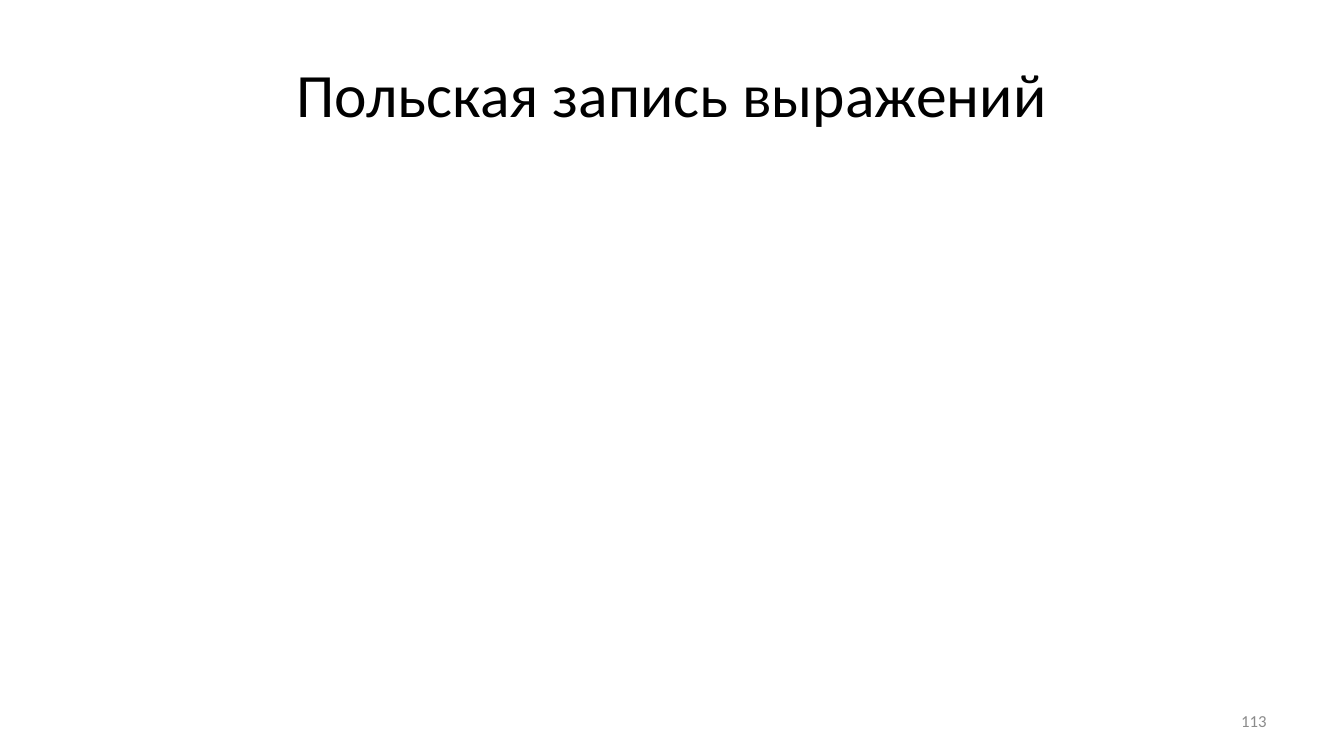
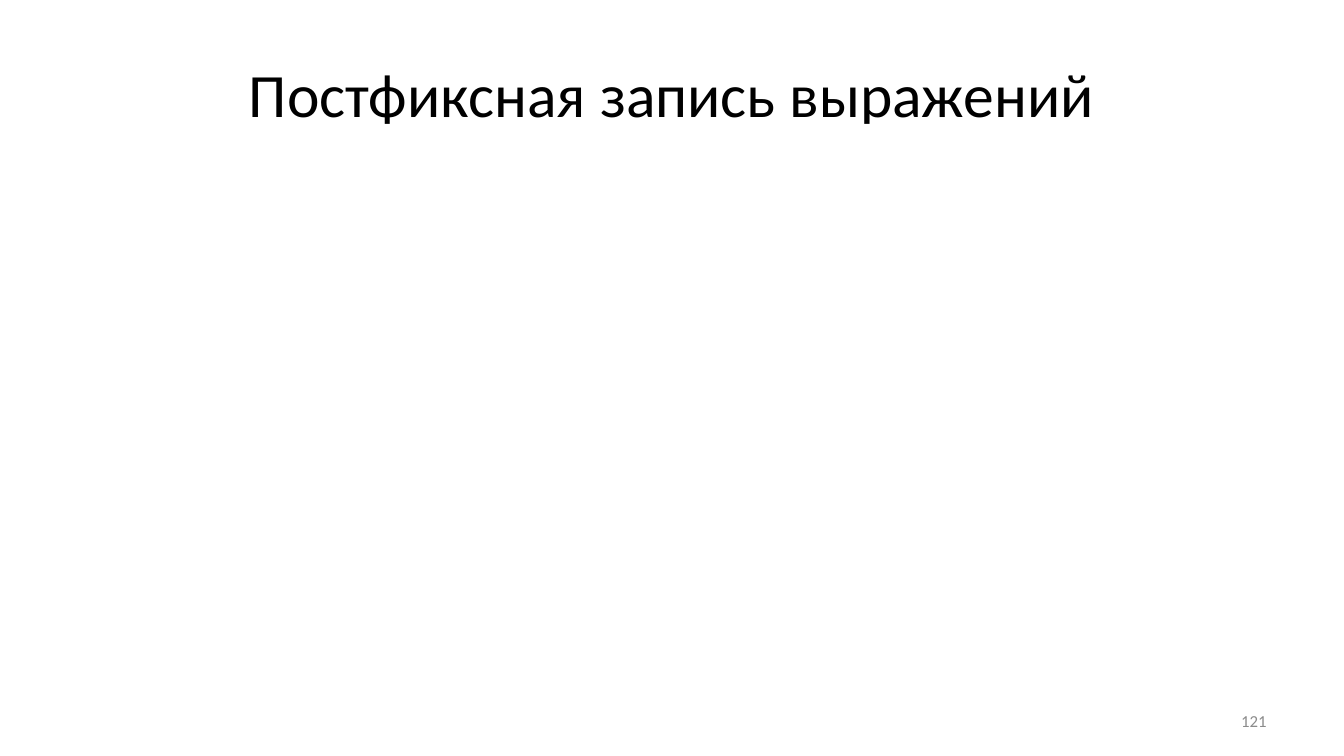
Before and after one commit to Evgueni-Petrov-aka-espetrov/Algorithms-and-Programming-in-C-pptx, a slide deck: slide 121 of 08 Списки.pptx (slide 113 before the commit). Drawn at 1344x756 pixels with LibreOffice and Linux fonts; fonts in the diff are those of the drawing; grey boxes stand for pictures. Boxes give left, top, right and bottom in pixels: in the first picture for what was removed or moved away, otherwise in the second. Text is boxed around its words. In the diff, an @@ line names an element or a change of style, - is before the commit and + after.

```diff
--- a/08 Списки.pptx
+++ b/08 Списки.pptx
@@ title at (x1=249, y1=75, x2=1094, y2=124): text changed @@
-Польская запись выражений
+Постфиксная запись выражений
@@ rectangle added at (x1=60, y1=124, x2=1331, y2=701), fill #FFFFFF @@
@@ page number at (x1=1241, y1=716, x2=1266, y2=727): text changed @@
-113
+121
```
Also in this commit, not shown: 6 other slides changed, 27 slides added, 8 slides removed.
